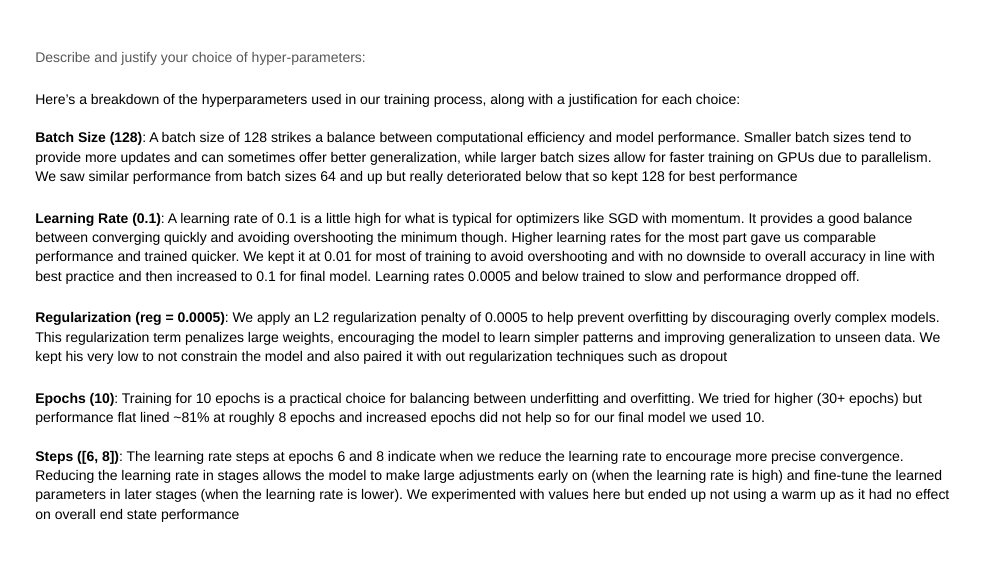
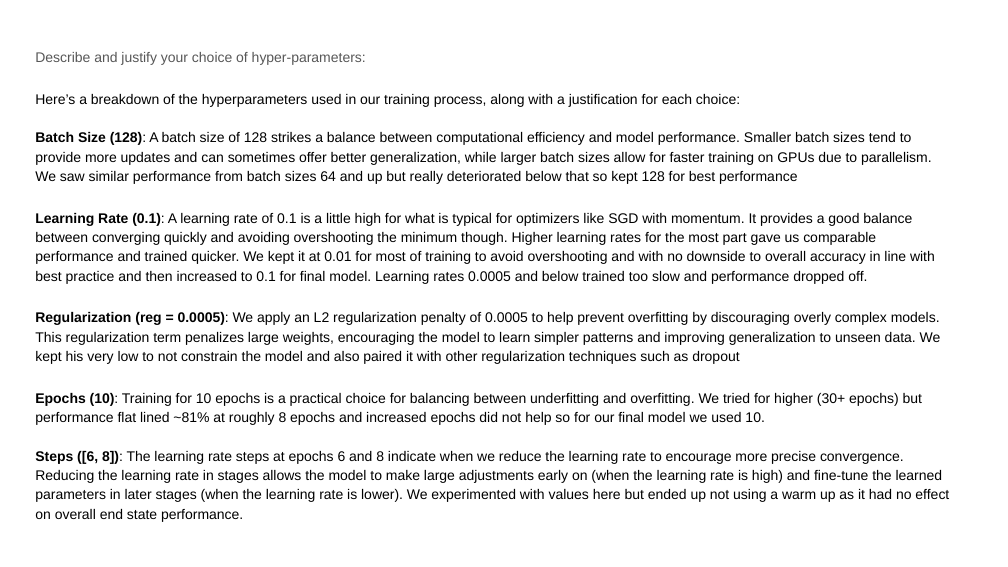
Before and after one commit to mccarvik/georgia_tech, a slide deck: slide 20 of deep_learning/2_assign/assignment2/report-template-a2 - McCarville.pptx. Drawn at 1008x567 pixels with LibreOffice and Linux fonts; fonts in the diff are those of the drawing. Boxes give left, top, right and bottom in pixels: in the first picture for what was removed or moved away, otherwise in the second. Text is boxed around its words. In the diff, an @@ line names an element or a change of style, - is before the commit and + after.

```diff
--- a/deep_learning/2_assign/assignment2/report-template-a2 - McCarville.pptx
+++ b/deep_learning/2_assign/assignment2/report-template-a2 - McCarville.pptx
@@ text at (35,213,949,522): text changed @@
-Learning Rate (0.1): A learning rate of 0.1 is a little high for what is typical for optimizers like SGD with momentum. It provides a good balance between converging quickly and avoiding overshooting the minimum though. Higher learning rates for the most part gave us comparable performance and trained quicker. We kept it at 0.01 for most of training to avoid overshooting and with no downside to overall accuracy in line with best practice and then increased to 0.1 for final model. Learning rates 0.0005 and below trained to slow and performance dropped off.
-Regularization (reg = 0.0005): We apply an L2 regularization penalty of 0.0005 to help prevent overfitting by discouraging overly complex models. This regularization term penalizes large weights, encouraging the model to learn simpler patterns and improving generalization to unseen data. We kept his very low to not constrain the model and also paired it with out regularization techniques such as dropout
-Epochs (10): Training for 10 epochs is a practical choice for balancing between underfitting and overfitting. We tried for higher (30+ epochs) but performance flat lined ~81% at roughly 8 epochs and increased epochs did not help so for our final model we used 10.
-Steps ([6, 8]): The learning rate steps at epochs 6 and 8 indicate when we reduce the learning rate to encourage more precise convergence. Reducing the learning rate in stages allows the model to make large adjustments early on (when the learning rate is high) and fine-tune the learned parameters in later stages (when the learning rate is lower). We experimented with values here but ended up not using a warm up as it had no effect on overall end state performance
+Learning Rate (0.1): A learning rate of 0.1 is a little high for what is typical for optimizers like SGD with momentum. It provides a good balance between converging quickly and avoiding overshooting the minimum though. Higher learning rates for the most part gave us comparable performance and trained quicker. We kept it at 0.01 for most of training to avoid overshooting and with no downside to overall accuracy in line with best practice and then increased to 0.1 for final model. Learning rates 0.0005 and below trained too slow and performance dropped off.
+Regularization (reg = 0.0005): We apply an L2 regularization penalty of 0.0005 to help prevent overfitting by discouraging overly complex models. This regularization term penalizes large weights, encouraging the model to learn simpler patterns and improving generalization to unseen data. We kept his very low to not constrain the model and also paired it with other regularization techniques such as dropout
+Epochs (10): Training for 10 epochs is a practical choice for balancing between underfitting and overfitting. We tried for higher (30+ epochs) but performance flat lined ~81% at roughly 8 epochs and increased epochs did not help so for our final model we used 10.
+Steps ([6, 8]): The learning rate steps at epochs 6 and 8 indicate when we reduce the learning rate to encourage more precise convergence. Reducing the learning rate in stages allows the model to make large adjustments early on (when the learning rate is high) and fine-tune the learned parameters in later stages (when the learning rate is lower). We experimented with values here but ended up not using a warm up as it had no effect on overall end state performance.
```
Also in this commit, not shown: 6 other slides changed, 2 other files.
